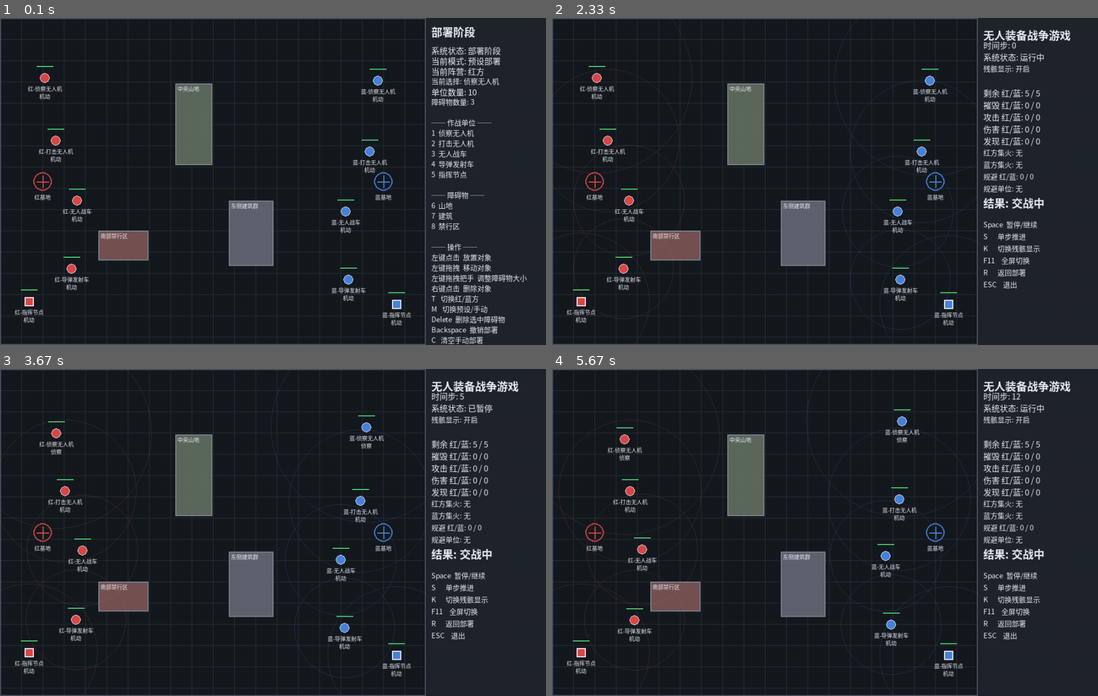
Above: before the commit, frames 1-4 (two rows, left to right).
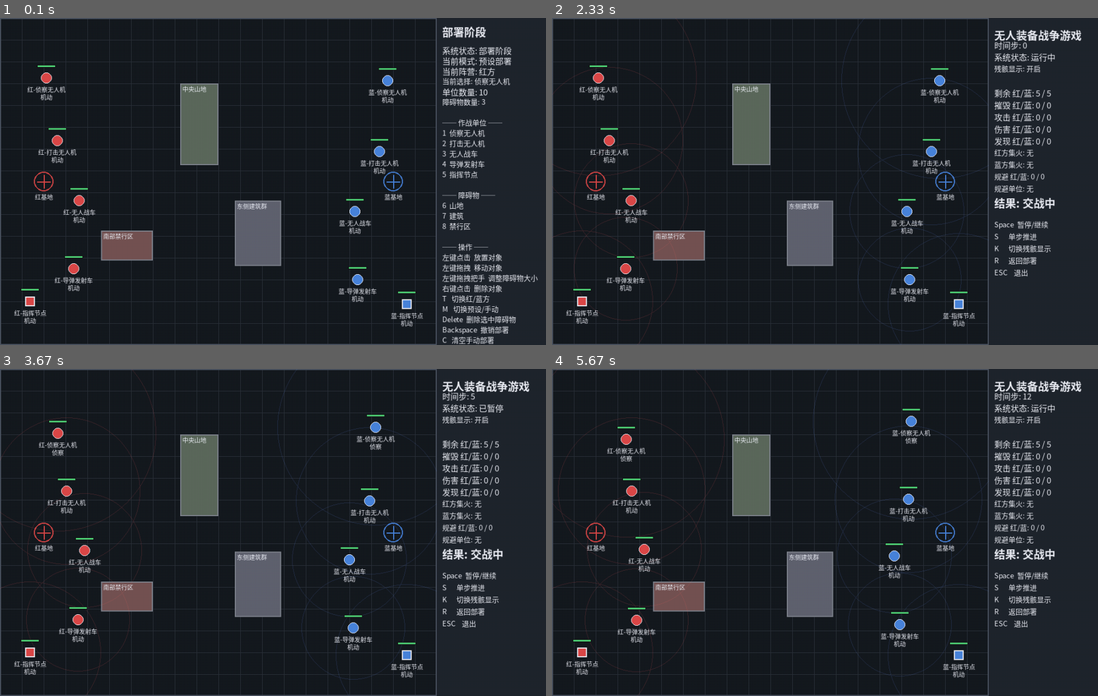
Above: after the commit, the same moments.

Repository: genfa-bit/UAV_WarGame
Game: pygame game, started from main.py
The game is run twice, just before and just after one commit, with the same random seed, the same clock (stepped at 60 frames per second) and the same inputs.
Inputs (mouse positions are in pixels of both pictures, inside the frame that each line leads up to):
- Up to frame 1 (0.1 s): no input
- Up to frame 2 (2.33 s): click (825, 201) at 0.38 s; tap T at 0.67 s; tap S at 1 s; press the mouse at (825, 201) at 1.87 s; move the mouse to (759, 220) at 1.97 s; release the mouse at (693, 237) at 2.1 s; tap Enter at 2.17 s
- Up to frame 3 (3.67 s): press the mouse at (273, 552) at 2.53 s; move the mouse to (289, 584) at 2.63 s; release the mouse at (311, 614) at 2.77 s; click (240, 434) at 2.88 s; tap S at 3.17 s; press the mouse at (240, 434) at 3.53 s; move the mouse to (273, 437) at 3.63 s
- Up to frame 4 (5.67 s): release the mouse at (857, 440) at 3.77 s; tap Space at 3.83 s; click (650, 594) at 4.55 s; press the mouse at (650, 594) at 4.87 s; move the mouse to (721, 601) at 4.97 s; release the mouse at (797, 607) at 5.1 s; click (966, 584) at 5.22 s

The runs differ from the first frame. In frame 1, 9.6% of the frame differs, in the area x 0-99%, y 0-100%; in frame 2, 9.2%; in frame 3, 9.2%; in frame 4, 9.3%.

Commit message:
去除全屏功能，更新readme.md

Diff:
--- a/config.py
+++ b/config.py
@@ -1,14 +1,11 @@
-"""项目全局配置。
-
-本文件集中保存窗口尺寸、颜色、仿真速度等常量，便于后续调整。
-"""
+"""项目全局配置。"""
 
 # ── 屏幕 / 地图尺寸 ──────────────────────────────────────────
-DEFAULT_SCREEN_WIDTH = 1000
-DEFAULT_SCREEN_HEIGHT = 600
-BATTLEFIELD_W = 800          # 战场逻辑宽度（固定不变）
-BATTLEFIELD_H = 600          # 战场逻辑高度（固定不变）
-MAP_RATIO = 0.78             # 地图区域占屏幕宽的比例
+SCREEN_WIDTH = 1000
+SCREEN_HEIGHT = 600
+MAP_WIDTH = 800
+MAP_HEIGHT = 600
+PANEL_WIDTH = SCREEN_WIDTH - MAP_WIDTH
 
 # ── 仿真参数 ──────────────────────────────────────────────────
 FPS = 60
@@ -31,7 +28,7 @@
 TEAM_RED = "red"
 TEAM_BLUE = "blue"
 
-# ── 单位状态常量（内部逻辑用英文，显示用 STATUS_LABELS）─────
+# ── 单位状态常量 ──────────────────────────────────────────────
 STATUS_SCOUT = "Scout"
 STATUS_MOVE = "Move"
 STATUS_ATTACK = "Attack"
@@ -39,56 +36,43 @@
 STATUS_DESTROYED = "Destroyed"
 
 STATUS_LABELS = {
-    "Scout": "侦察",
-    "Move": "机动",
-    "Attack": "攻击",
-    "Evade": "规避",
-    "Destroyed": "已摧毁",
+    "Scout": "侦察", "Move": "机动", "Attack": "攻击",
+    "Evade": "规避", "Destroyed": "已摧毁",
 }
 
 UNIT_TYPE_LABELS = {
-    "scout_drone": "侦察无人机",
-    "strike_drone": "打击无人机",
-    "ground_vehicle": "无人战车",
-    "missile_vehicle": "导弹发射车",
+    "scout_drone": "侦察无人机", "strike_drone": "打击无人机",
+    "ground_vehicle": "无人战车", "missile_vehicle": "导弹发射车",
     "command_node": "指挥节点",
 }
 
 OBSTACLE_TYPE_LABELS = {
-    "mountain": "山地",
-    "building": "建筑",
-    "restricted": "禁行区",
+    "mountain": "山地", "building": "建筑", "restricted": "禁行区",
 }
 
 STATE_LABELS = {
-    "deployment": "部署阶段",
-    "running": "运行中",
-    "paused": "已暂停",
-    "finished": "已结束",
+    "deployment": "部署阶段", "running": "运行中",
+    "paused": "已暂停", "finished": "已结束",
 }
 
 MODE_LABELS = {
-    "preset": "预设部署",
-    "manual": "手动部署",
+    "preset": "预设部署", "manual": "手动部署",
 }
 
 # ── 对象放置参数 ──────────────────────────────────────────────
 MIN_UNIT_DISTANCE = 14
 MIN_OBSTACLE_SIZE = 12
-MIN_BASE_DISTANCE = 50       # 基地之间 / 基地与单位的最小距离
+MIN_BASE_DISTANCE = 50
 RESIZE_HANDLE = 12
 DRAG_THRESHOLD = 3
 _BASE_HIT_RADIUS = 20
 
-# ── 检测 / 威胁 / 状态 ───────────────────────────────────────
+# ── 检测 / 威胁 ──────────────────────────────────────────────
 DETECTION_TIMEOUT_STEPS = 8
 
 THREAT_VALUE_BY_TYPE = {
-    "scout_drone": 2,
-    "strike_drone": 4,
-    "ground_vehicle": 5,
-    "missile_vehicle": 6,
-    "command_node": 8,
+    "scout_drone": 2, "strike_drone": 4, "ground_vehicle": 5,
+    "missile_vehicle": 6, "command_node": 8,
 }
 
 
@@ -107,7 +91,5 @@
 DEPLOY_PRESET = "preset"
 DEPLOY_MANUAL = "manual"
 
-FULLSCREEN = False
-
 UNIT_RADIUS = 10
 COMMAND_SIZE = 18
--- a/main.py
+++ b/main.py
@@ -1,11 +1,8 @@
 """无人装备战争游戏仿真系统入口。"""
 
-import os
 import sys
 from pathlib import Path
 from types import SimpleNamespace
-
-os.environ['SDL_VIDEO_WINDOW_POS'] = 'center'
 
 try:
     import pygame
@@ -25,15 +22,12 @@
         K_RETURN = 13
         K_BACKSPACE = 8
         K_SPACE = 32
-        K_F11 = 292
         K_DELETE = 127
         K_1 = 49; K_2 = 50; K_3 = 51; K_4 = 52; K_5 = 53
         K_6 = 54; K_7 = 55; K_8 = 56
         K_c = 99; K_m = 109; K_r = 114; K_s = 115; K_t = 116
         K_e = 101; K_k = 107; K_l = 108
         KMOD_CTRL = 64
-        FULLSCREEN = 0x80000000
-        SCALED = 512
         SRCALPHA = 0x00010000
 
         @staticmethod
@@ -49,16 +43,13 @@
     pygame = _PygameFallback()
 
 from config import (
-    BATTLEFIELD_H,
-    BATTLEFIELD_W,
-    DEFAULT_SCREEN_HEIGHT,
-    DEFAULT_SCREEN_WIDTH,
     FPS,
-    FULLSCREEN,
     GAME_DEPLOYMENT,
     GAME_FINISHED,
     GAME_PAUSED,
     GAME_RUNNING,
+    SCREEN_HEIGHT,
+    SCREEN_WIDTH,
     SIMULATION_INTERVAL_MS,
 )
 from core.deployment import DeploymentManager
@@ -71,23 +62,6 @@
 SCENARIO_PATH = BASE_DIR / "data" / "scenario_1.json"
 
 
-def _window_on_top() -> None:
-    """将窗口置于最前端（临时置顶后取消，使窗口保持在最上）。"""
-    try:
-        import ctypes
-        hwnd = pygame.display.get_wm_info()['window']
-        SWP_NOMOVE = 0x0002
-        SWP_NOSIZE = 0x0001
-        # 临时置顶，强制窗口跳到 Z 序最前
-        ctypes.windll.user32.SetWindowPos(
-            hwnd, -1, 0, 0, 0, 0, SWP_NOMOVE | SWP_NOSIZE)
-        # 取消置顶，窗口保持当前位置（仍在其他窗口之上）
-        ctypes.windll.user32.SetWindowPos(
-            hwnd, -2, 0, 0, 0, 0, SWP_NOMOVE | SWP_NOSIZE)
-    except Exception:
-        pass
-
-
 def create_deployment() -> tuple[DeploymentManager, object]:
     battlefield, preset_units = load_scenario(SCENARIO_PATH)
     return DeploymentManager(battlefield, preset_units), battlefield
@@ -98,17 +72,12 @@
 
     pygame.init()
     pygame.display.set_caption("无人装备战争游戏仿真系统")
-    flags = 0
-    screen = pygame.display.set_mode((DEFAULT_SCREEN_WIDTH, DEFAULT_SCREEN_HEIGHT), flags)
-    pygame.display.flip()
-    pygame.event.pump()
-    _window_on_top()
-    fullscreen = FULLSCREEN
+    screen = pygame.display.set_mode((SCREEN_WIDTH, SCREEN_HEIGHT))
     clock = pygame.time.Clock()
 
     deployment, battlefield = create_deployment()
     simulator: Simulator | None = None
-    renderer = Renderer(screen, BATTLEFIELD_W, BATTLEFIELD_H)
+    renderer = Renderer(screen)
 
     game_state = GAME_DEPLOYMENT
     running = True
@@ -124,21 +93,8 @@
             elif event.type == pygame.KEYDOWN and event.key == pygame.K_ESCAPE:
                 running = False
 
-            elif event.type == pygame.KEYDOWN and event.key == pygame.K_F11:
-                fullscreen = not fullscreen
-                if fullscreen:
-                    screen = pygame.display.set_mode(
-                        (DEFAULT_SCREEN_WIDTH, DEFAULT_SCREEN_HEIGHT),
-                        pygame.FULLSCREEN | pygame.SCALED)
-                else:
-                    screen = pygame.display.set_mode(
-                        (DEFAULT_SCREEN_WIDTH, DEFAULT_SCREEN_HEIGHT))
-                renderer = Renderer(screen, BATTLEFIELD_W, BATTLEFIELD_H)
-                _window_on_top()
-
             elif game_state == GAME_DEPLOYMENT:
                 if event.type == pygame.KEYDOWN:
-                    # Ctrl+S 保存
                     if event.key == pygame.K_s and ctrl_held:
                         filepath = BASE_DIR / "data" / "saved_map.json"
                         try:
@@ -146,7 +102,6 @@
                             deployment.last_message = f"地图保存成功: {filepath.name}"
                         except Exception as e:
                             deployment.last_message = f"保存失败: {e}"
-                    # L 加载
                     elif event.key == pygame.K_l and not ctrl_held:
                         data_dir = BASE_DIR / "data"
                         files = list_scenarios(data_dir)
@@ -166,14 +121,11 @@
                                 event, deployment, battlefield, simulator, game_state, running)
 
                 elif event.type == pygame.MOUSEBUTTONDOWN:
-                    bf_x, bf_y = renderer.to_battlefield(*event.pos)
-                    deployment.handle_mouse_down(event.button, bf_x, bf_y)
+                    deployment.handle_mouse_down(event.button, event.pos[0], event.pos[1])
                 elif event.type == pygame.MOUSEBUTTONUP:
-                    bf_x, bf_y = renderer.to_battlefield(*event.pos)
-                    deployment.handle_mouse_up(event.button, bf_x, bf_y)
+                    deployment.handle_mouse_up(event.button, event.pos[0], event.pos[1])
                 elif event.type == pygame.MOUSEMOTION:
-                    bf_x, bf_y = renderer.to_battlefield(*event.pos)
-                    deployment.handle_mouse_motion(bf_x, bf_y)
+                    deployment.handle_mouse_motion(event.pos[0], event.pos[1])
 
                 last_step_time = pygame.time.get_ticks()
 
--- a/ui/panel.py
+++ b/ui/panel.py
@@ -5,21 +5,20 @@
 import pygame
 
 from config import (
+    MAP_WIDTH,
     MODE_LABELS,
-    OBSTACLE_TYPE_LABELS,
     PANEL_BG,
+    PANEL_WIDTH,
+    SCREEN_HEIGHT,
     STATE_LABELS,
     TEXT_COLOR,
-    UNIT_TYPE_LABELS,
 )
 
 
 class InfoPanel:
     """显示部署提示或运行期统计信息。"""
 
-    def __init__(self, panel_width: int, map_width: int):
-        self.panel_w = panel_width
-        self.map_w = map_width
+    def __init__(self):
         self.font = pygame.font.SysFont("Microsoft YaHei", 15)
         self.small_font = pygame.font.SysFont("Microsoft YaHei", 13)
         self.title_font = pygame.font.SysFont("Microsoft YaHei", 20, bold=True)
@@ -50,7 +49,6 @@
             ("Space  暂停/继续", self.small_font),
             ("S      单步推进", self.small_font),
             ("K      切换残骸显示", self.small_font),
-            ("F11    全屏切换", self.small_font),
             ("R      返回部署", self.small_font),
             ("ESC    退出", self.small_font),
         ]
@@ -110,7 +108,7 @@
     # ── 内部方法 ──────────────────────────────────────────────
 
     def _draw_background(self, surface: pygame.Surface) -> None:
-        panel_rect = pygame.Rect(self.map_w, 0, self.panel_w, surface.get_height())
+        panel_rect = pygame.Rect(MAP_WIDTH, 0, PANEL_WIDTH, SCREEN_HEIGHT)
         pygame.draw.rect(surface, PANEL_BG, panel_rect)
 
     def _draw_lines(self, surface: pygame.Surface, lines, start_y: int = 22,
@@ -119,7 +117,7 @@
         for text, font in lines:
             if text:
                 rendered = font.render(text, True, TEXT_COLOR)
-                surface.blit(rendered, (self.map_w + 10, y))
+                surface.blit(rendered, (MAP_WIDTH + 10, y))
             y += line_height
 
     def _state_text(self, game_state: str) -> str:
--- a/ui/renderer.py
+++ b/ui/renderer.py
@@ -1,7 +1,4 @@
-"""Pygame 可视化渲染器。
-
-所有战场逻辑坐标通过 to_screen() 转换为屏幕像素坐标后绘制。
-"""
+"""Pygame 可视化渲染器。"""
 
 from __future__ import annotations
 
@@ -17,7 +14,8 @@
     GRID_COLOR,
     HP_GREEN,
     HP_RED,
-    MAP_RATIO,
+    MAP_HEIGHT,
+    MAP_WIDTH,
     OBSTACLE_COLOR,
     RED_COLOR,
     RESIZE_HANDLE,
@@ -33,38 +31,13 @@
 class Renderer:
     """负责地图、单位、血条、探测圈和攻击特效绘制。"""
 
-    def __init__(self, screen: pygame.Surface,
-                 bf_logical_w: int = 800, bf_logical_h: int = 600):
+    def __init__(self, screen: pygame.Surface):
         self.screen = screen
-        sw, sh = screen.get_size()
-        self.map_w = int(sw * MAP_RATIO)
-        self.map_h = sh
-        self.panel_w = sw - self.map_w
-        self.bf_w = bf_logical_w
-        self.bf_h = bf_logical_h
-        self.scale_x = self.map_w / bf_logical_w
-        self.scale_y = self.map_h / bf_logical_h
-        self.panel = InfoPanel(self.panel_w, self.map_w)
-
-        base_fs = max(10, int(13 * min(self.scale_x, self.scale_y)))
-        self.font = pygame.font.SysFont("Microsoft YaHei", base_fs)
-        self.small_font = pygame.font.SysFont("Microsoft YaHei", max(9, base_fs - 2))
-
-    # ── 坐标转换 ──────────────────────────────────────────────
-
-    def to_screen(self, bx: float, by: float) -> tuple[int, int]:
-        return int(bx * self.scale_x), int(by * self.scale_y)
-
-    def to_battlefield(self, sx: float, sy: float) -> tuple[float, float]:
-        return sx / self.scale_x, sy / self.scale_y
-
-    def _ss(self, bw: float, bh: float | None = None):
-        """战场逻辑尺寸 → 屏幕像素尺寸。"""
-        if bh is None:
-            return int(bw * self.scale_x)
-        return int(bw * self.scale_x), int(bh * self.scale_y)
-
-    # ── 运行阶段渲染 ──────────────────────────────────────────
+        self.panel = InfoPanel()
+        self.font = pygame.font.SysFont("Microsoft YaHei", 13)
+        self.small_font = pygame.font.SysFont("Microsoft YaHei", 11)
+
+    # ── 运行阶段 ──────────────────────────────────────────────
 
     def render(self, simulator, game_state: str) -> None:
         self.screen.fill(BACKGROUND_COLOR)
@@ -78,11 +51,10 @@
         self._draw_units(visible, simulator.show_wrecks)
         self.panel.draw_runtime(self.screen, simulator, game_state)
 
-    # ── 部署阶段渲染 ──────────────────────────────────────────
+    # ── 部署阶段 ──────────────────────────────────────────────
 
     def render_deployment(self, battlefield, units: list[Unit],
                           deployment) -> None:
-        """绘制部署阶段（集成障碍物编辑预览）。"""
         self.screen.fill(BACKGROUND_COLOR)
         self._draw_grid()
         self._draw_bases(battlefield)
@@ -96,40 +68,35 @@
 
         self.panel.draw_deployment(self.screen, deployment, battlefield)
 
-    # ── 内部绘制 ──────────────────────────────────────────────
+    # ── 网格 / 障碍物 / 基地 ────────────────────────────────
 
     def _draw_grid(self) -> None:
-        step = max(20, self._ss(40))
-        for x in range(0, self.map_w + 1, step):
-            pygame.draw.line(self.screen, GRID_COLOR, (x, 0), (x, self.map_h), 1)
-        for y in range(0, self.map_h + 1, step):
-            pygame.draw.line(self.screen, GRID_COLOR, (0, y), (self.map_w, y), 1)
-        pygame.draw.rect(self.screen, (75, 83, 96), (0, 0, self.map_w, self.map_h), 2)
+        for x in range(0, MAP_WIDTH + 1, 40):
+            pygame.draw.line(self.screen, GRID_COLOR, (x, 0), (x, MAP_HEIGHT), 1)
+        for y in range(0, MAP_HEIGHT + 1, 40):
+            pygame.draw.line(self.screen, GRID_COLOR, (0, y), (MAP_WIDTH, y), 1)
+        pygame.draw.rect(self.screen, (75, 83, 96), (0, 0, MAP_WIDTH, MAP_HEIGHT), 2)
 
     def _draw_obstacles(self, battlefield) -> None:
         for obstacle in battlefield.obstacles:
-            sx, sy = self.to_screen(obstacle.x, obstacle.y)
-            sw, sh = self._ss(obstacle.width, obstacle.height)
-            rect = pygame.Rect(sx, sy, sw, sh)
+            rect = pygame.Rect(*obstacle.rect)
             color = self._obstacle_color(obstacle.type)
             pygame.draw.rect(self.screen, color, rect)
             pygame.draw.rect(self.screen, (125, 130, 140), rect, 2)
             label = self.small_font.render(obstacle.name, True, TEXT_COLOR)
-            self.screen.blit(label, (sx + 4, sy + 2))
+            self.screen.blit(label, (rect.x + 4, rect.y + 2))
 
     def _draw_bases(self, battlefield) -> None:
         for label, pos, color in (
             ("红基地", battlefield.red_base, RED_COLOR),
             ("蓝基地", battlefield.blue_base, BLUE_COLOR),
         ):
-            sx, sy = self.to_screen(*pos)
-            r = self._ss(18)
-            pygame.draw.circle(self.screen, color, (sx, sy), r, 2)
-            r2 = self._ss(12)
-            pygame.draw.line(self.screen, color, (sx - r2, sy), (sx + r2, sy), 2)
-            pygame.draw.line(self.screen, color, (sx, sy - r2), (sx, sy + r2), 2)
+            x, y = int(pos[0]), int(pos[1])
+            pygame.draw.circle(self.screen, color, (x, y), 18, 2)
+            pygame.draw.line(self.screen, color, (x - 12, y), (x + 12, y), 2)
+            pygame.draw.line(self.screen, color, (x, y - 12), (x, y + 12), 2)
             text = self.small_font.render(label, True, TEXT_COLOR)
-            self.screen.blit(text, (sx - text.get_width() // 2, sy + r + 4))
+            self.screen.blit(text, (x - text.get_width() // 2, y + 20))
 
     @staticmethod
     def _obstacle_color(obstacle_type: str) -> tuple[int, int, int]:
@@ -141,70 +108,69 @@
             return (116, 82, 82)
         return OBSTACLE_COLOR
 
+    # ── 探测 / 攻击特效 ─────────────────────────────────────
+
     def _draw_detection_ranges(self, units: list[Unit]) -> None:
-        overlay = pygame.Surface((self.map_w, self.map_h), pygame.SRCALPHA)
+        overlay = pygame.Surface((MAP_WIDTH, MAP_HEIGHT), pygame.SRCALPHA)
         for unit in units:
             if unit.is_destroyed:
                 continue
-            sx, sy = self.to_screen(unit.x, unit.y)
             color = DETECT_RED if unit.team == "red" else DETECT_BLUE
-            pygame.draw.circle(overlay, color, (sx, sy),
-                               self._ss(unit.detect_range), 1)
+            pygame.draw.circle(overlay, color, (int(unit.x), int(unit.y)),
+                               int(unit.detect_range), 1)
         self.screen.blit(overlay, (0, 0))
 
     def _draw_attack_events(self, events) -> None:
         for event in events:
             alpha = max(60, min(255, event.life * 32))
             color = (*ATTACK_EFFECT_COLOR[:3], alpha)
-            overlay = pygame.Surface((self.map_w, self.map_h), pygame.SRCALPHA)
-            sx1, sy1 = self.to_screen(*event.start)
-            sx2, sy2 = self.to_screen(*event.end)
-            pygame.draw.line(overlay, color, (sx1, sy1), (sx2, sy2), self._ss(3))
-            marker_r = max(self._ss(8), self._ss(18 - event.life))
+            overlay = pygame.Surface((MAP_WIDTH, MAP_HEIGHT), pygame.SRCALPHA)
+            sx1, sy1 = int(event.start[0]), int(event.start[1])
+            sx2, sy2 = int(event.end[0]), int(event.end[1])
+            pygame.draw.line(overlay, color, (sx1, sy1), (sx2, sy2), 3)
+            marker_r = max(8, 18 - event.life)
             pygame.draw.circle(overlay, color, (sx2, sy2), marker_r, 2)
-            r2 = self._ss(7)
-            pygame.draw.line(overlay, color, (sx2 - r2, sy2), (sx2 + r2, sy2), 2)
-            pygame.draw.line(overlay, color, (sx2, sy2 - r2), (sx2, sy2 + r2), 2)
+            pygame.draw.line(overlay, color, (sx2 - 7, sy2), (sx2 + 7, sy2), 2)
+            pygame.draw.line(overlay, color, (sx2, sy2 - 7), (sx2, sy2 + 7), 2)
             self.screen.blit(overlay, (0, 0))
+
+    # ── 单位 ──────────────────────────────────────────────────
 
     def _draw_units(self, units: list[Unit], show_wrecks: bool = True) -> None:
         for unit in units:
-            sx, sy = self.to_screen(unit.x, unit.y)
+            sx, sy = int(unit.x), int(unit.y)
             is_wreck = unit.status == STATUS_DESTROYED
             color = RED_COLOR if unit.team == "red" else BLUE_COLOR
             if is_wreck:
                 color = (95, 95, 95)
 
             if isinstance(unit, CommandNode):
-                cs = self._ss(COMMAND_SIZE)
-                rect = pygame.Rect(0, 0, cs, cs)
+                rect = pygame.Rect(0, 0, COMMAND_SIZE, COMMAND_SIZE)
                 rect.center = (sx, sy)
                 if is_wreck:
-                    wreck_surf = pygame.Surface((cs, cs), pygame.SRCALPHA)
+                    wreck_surf = pygame.Surface((COMMAND_SIZE, COMMAND_SIZE), pygame.SRCALPHA)
                     wreck_surf.fill((*color, 140))
                     self.screen.blit(wreck_surf, rect.topleft)
                 else:
                     pygame.draw.rect(self.screen, color, rect)
                 pygame.draw.rect(self.screen, TEXT_COLOR, rect, 2)
             else:
-                ur = self._ss(UNIT_RADIUS)
                 if is_wreck:
-                    d = ur * 2
+                    d = UNIT_RADIUS * 2
                     wreck_surf = pygame.Surface((d, d), pygame.SRCALPHA)
-                    pygame.draw.circle(wreck_surf, (*color, 140), (ur, ur), ur)
-                    self.screen.blit(wreck_surf, (sx - ur, sy - ur))
+                    pygame.draw.circle(wreck_surf, (*color, 140), (UNIT_RADIUS, UNIT_RADIUS), UNIT_RADIUS)
+                    self.screen.blit(wreck_surf, (sx - UNIT_RADIUS, sy - UNIT_RADIUS))
                 else:
-                    pygame.draw.circle(self.screen, color, (sx, sy), ur)
-                pygame.draw.circle(self.screen, TEXT_COLOR, (sx, sy), ur, 1)
+                    pygame.draw.circle(self.screen, color, (sx, sy), UNIT_RADIUS)
+                pygame.draw.circle(self.screen, TEXT_COLOR, (sx, sy), UNIT_RADIUS, 1)
 
             self._draw_hp_bar(unit, sx, sy)
             self._draw_unit_label(unit, sx, sy)
 
     def _draw_hp_bar(self, unit: Unit, sx: int, sy: int) -> None:
-        w = self._ss(34)
-        h = max(3, self._ss(5))
+        w, h = 34, 5
         x = sx - w // 2
-        y = sy - self._ss(24)
+        y = sy - 24
         pygame.draw.rect(self.screen, HP_RED, (x, y, w, h))
         hp_w = int(w * max(0, unit.hp_ratio))
         pygame.draw.rect(self.screen, HP_GREEN, (x, y, hp_w, h))
@@ -214,21 +180,19 @@
         name_text = self.small_font.render(unit.name, True, TEXT_COLOR)
         status_label = STATUS_LABELS.get(unit.status, unit.status)
         status_text = self.small_font.render(status_label, True, TEXT_COLOR)
-        self.screen.blit(name_text, (sx - name_text.get_width() // 2, sy + self._ss(13)))
-        self.screen.blit(status_text, (sx - status_text.get_width() // 2, sy + self._ss(27)))
-
-    # ── 编辑预览绘制 ──────────────────────────────────────────
+        self.screen.blit(name_text, (sx - name_text.get_width() // 2, sy + 13))
+        self.screen.blit(status_text, (sx - status_text.get_width() // 2, sy + 27))
+
+    # ── 编辑预览 ──────────────────────────────────────────────
 
     def _draw_obstacle_preview(self, editor) -> None:
         rect = editor.preview_rect
         if rect is None:
             return
         rx, ry, rw, rh = rect
-        sx, sy = self.to_screen(rx, ry)
-        sw, sh = self._ss(rw, rh)
-        preview = pygame.Surface((self.map_w, self.map_h), pygame.SRCALPHA)
-        pygame.draw.rect(preview, (255, 215, 95, 100), (sx, sy, sw, sh))
-        pygame.draw.rect(preview, (255, 215, 95, 200), (sx, sy, sw, sh), 2)
+        preview = pygame.Surface((MAP_WIDTH, MAP_HEIGHT), pygame.SRCALPHA)
+        pygame.draw.rect(preview, (255, 215, 95, 100), (rx, ry, rw, rh))
+        pygame.draw.rect(preview, (255, 215, 95, 200), (rx, ry, rw, rh), 2)
         self.screen.blit(preview, (0, 0))
 
     def _draw_selected_highlight(self, battlefield, editor) -> None:
@@ -236,18 +200,16 @@
         if idx is None or idx >= len(battlefield.obstacles):
             return
         obs = battlefield.obstacles[idx]
-        sx, sy = self.to_screen(obs.x, obs.y)
-        sw, sh = self._ss(obs.width, obs.height)
         pygame.draw.rect(self.screen, (255, 215, 95),
-                         pygame.Rect(sx, sy, sw, sh), self._ss(3))
+                         pygame.Rect(obs.x, obs.y, obs.width, obs.height), 3)
 
     def _draw_resize_handle(self, battlefield, editor) -> None:
         idx = editor.state.selected_obs_idx
         if idx is None or idx >= len(battlefield.obstacles):
             return
         obs = battlefield.obstacles[idx]
-        hs = self._ss(RESIZE_HANDLE)
-        hx, hy = self.to_screen(obs.x + obs.width, obs.y + obs.height)
+        hx, hy = obs.x + obs.width, obs.y + obs.height
+        hs = RESIZE_HANDLE
         handle_rect = pygame.Rect(hx - hs, hy - hs, hs, hs)
         pygame.draw.rect(self.screen, (255, 215, 95), handle_rect)
         pygame.draw.rect(self.screen, (200, 160, 60), handle_rect, 1)
Not shown, changed: README.md
